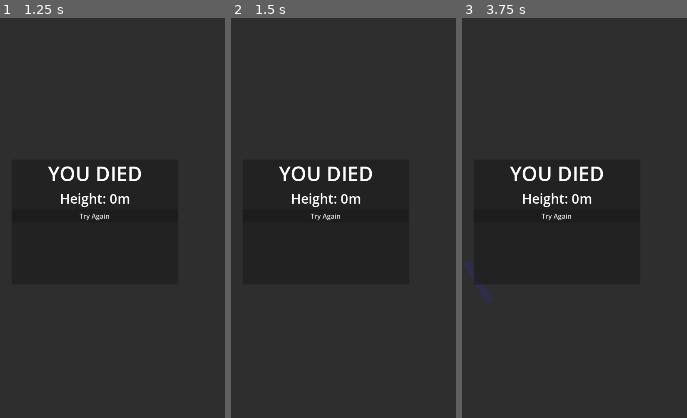
Above: before the commit, frames 1-3 (left to right).
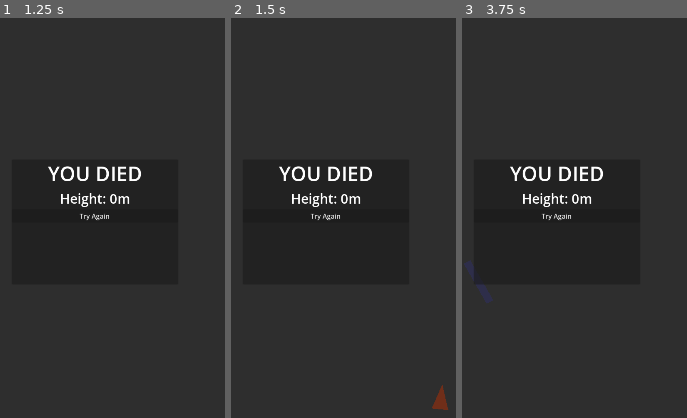
Above: after the commit, the same moments.

Repository: Quantum-Quacks/scribbounce
Game: Godot game, scene res://scenes/game_scene.tscn
The game is run twice, just before and just after one commit, with the same random seed, the same clock (stepped at 60 frames per second) and the same inputs.
Inputs (mouse positions are % of the whole screen's width and height, from its top left):
- Up to frame 1 (1.25 s): click "Try Again" at 0.5 s
- Up to frame 2 (1.5 s): click "Try Again" at 1.25 s
- Up to frame 3 (3.75 s): click "Try Again" at 2 s; tap Enter at 2.75 s; move the mouse to (72, 45) at 2.77 s; click (72, 45) at 2.92 s; tap Space at 3.5 s; drag from (30, 55) to (45, 70) at 3.52 s
The pictures show only the part of the screen within x 29-79%, y 24-74%; the shares and areas given below are measured in that part.

Frame 1 is identical in both runs. In frame 2, 0.2% of the frame differs, in the area x 89-97%, y 91-98%; in frame 3, nothing differs.
Error before the commit: Cannot call method 'add_child' on a null value. (res://modules/world_generator/world_generator.gd:47)

Commit message:
Fix null add_child error and Variant type warning
- world_generator: use call_deferred + fallback path resolution so
  world_node is valid even when NodePath export doesn't resolve in
  hand-written .tscn files
- drawn_line: clamp() -> clampf() to avoid Variant inference warning

Co-Authored-By: Claude Sonnet 4.6 <noreply@anthropic.com>

Diff:
--- a/modules/line_drawing/drawn_line.gd
+++ b/modules/line_drawing/drawn_line.gd
@@ -43,7 +43,7 @@
 	# Fade out in last FADE_START seconds
 	var remaining := lifetime - _timer
 	if remaining < FADE_START:
-		var alpha := clamp(remaining / FADE_START, 0.0, 1.0)
+		var alpha := clampf(remaining / FADE_START, 0.0, 1.0)
 		if _visual:
 			var c := _visual.default_color
 			_visual.default_color = Color(c.r, c.g, c.b, alpha)
--- a/modules/world_generator/world_generator.gd
+++ b/modules/world_generator/world_generator.gd
@@ -14,8 +14,17 @@
 
 
 func _ready() -> void:
-	_spike_scene = load("res://modules/world_generator/spike.tscn")
-	# Generate 4 initial chunks downward from y=200
+	_spike_scene = load("res://modules/world_generator/spike.tscn") as PackedScene
+	call_deferred("_initial_generate")
+
+
+func _initial_generate() -> void:
+	# Fallback if NodePath export didn't resolve (common in hand-written .tscn)
+	if not is_instance_valid(world_node):
+		world_node = get_parent().get_node_or_null("World") as Node2D
+	if not world_node:
+		push_error("WorldGenerator: world_node not found")
+		return
 	for i in range(4):
 		_generate_chunk(200.0 + i * CHUNK_HEIGHT)
 	_generated_top = 200.0
